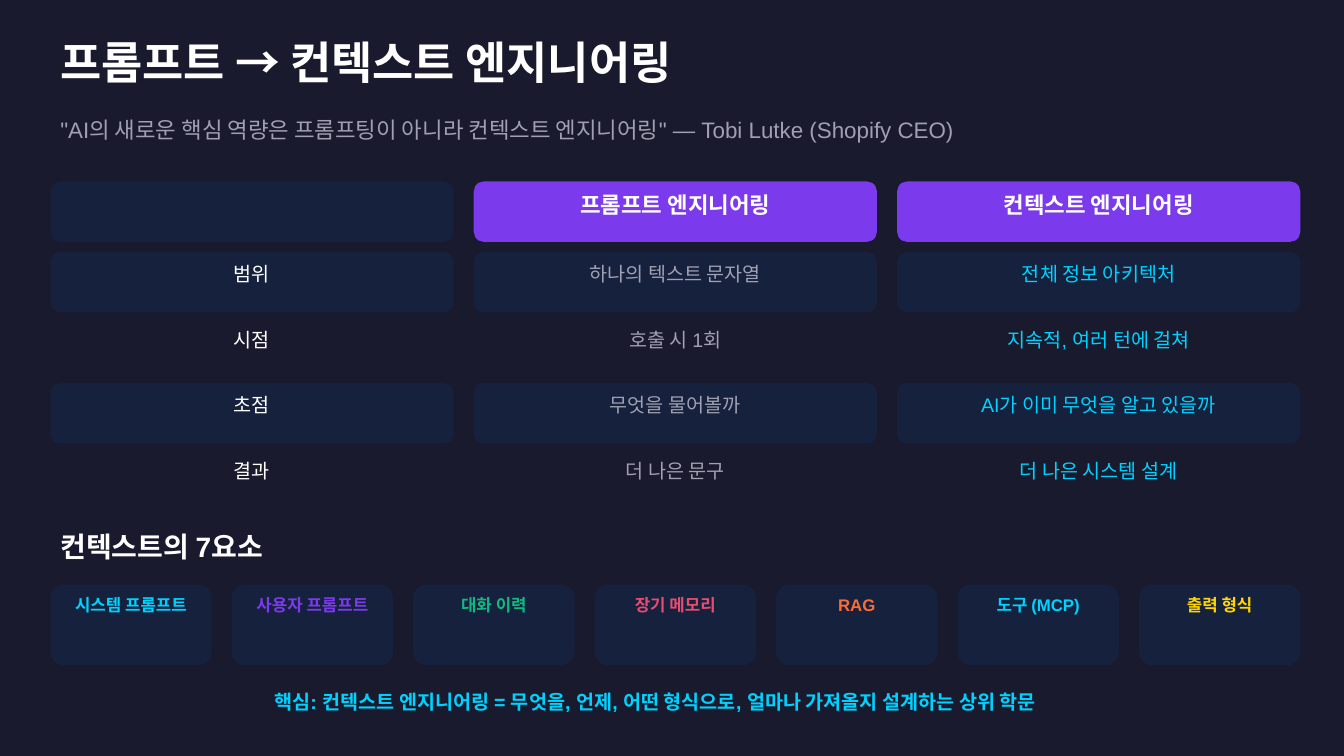
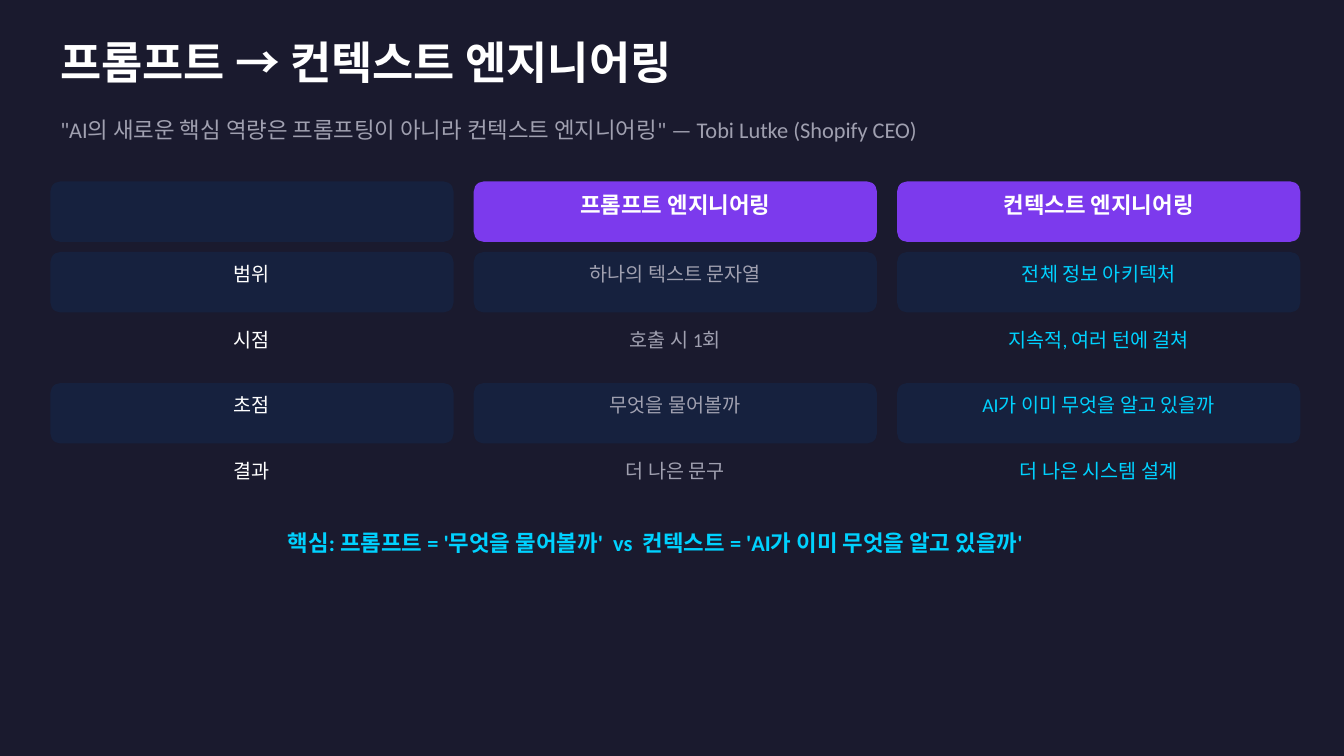
Before and after one commit to givethedog/ppt-maker, a slide deck: slide 11 of AI_트렌드_2025-2026.pptx (slide 9 before the commit). Drawn at 1344x756 pixels with LibreOffice and Linux fonts; fonts in the diff are those of the drawing. Boxes give left, top, right and bottom in pixels: in the first picture for what was removed or moved away, otherwise in the second. Text is boxed around its words. In the diff, an @@ line names an element or a change of style, - is before the commit and + after.

```diff
--- a/AI_트렌드_2025-2026.pptx
+++ b/AI_트렌드_2025-2026.pptx
@@ font Arial to Calibri in 3 elements at (60, 119, 917, 142), (630, 331, 721, 349), (982, 395, 1215, 414) @@
@@ text at (288, 532, 1023, 553): text changed; size 20 to 16 pt; font Arial to Calibri; text colour #FFFFFF to #00D2FF @@
-컨텍스트의 7요소
+핵심: 프롬프트 = '무엇을 물어볼까' vs 컨텍스트 = 'AI가 이미 무엇을 알고 있을까'
@@ rounded rectangle removed at (50, 585, 212, 665) @@
@@ text removed at (75, 597, 187, 613) @@
-시스템 프롬프트
@@ rounded rectangle removed at (232, 585, 393, 665) @@
@@ text removed at (256, 597, 369, 613) @@
-사용자 프롬프트
@@ rounded rectangle removed at (413, 585, 575, 665) @@
@@ text removed at (461, 597, 527, 613) @@
-대화 이력
@@ rounded rectangle removed at (595, 585, 756, 665) @@
@@ text removed at (635, 597, 715, 613) @@
-장기 메모리
@@ rounded rectangle removed at (776, 585, 938, 665) @@
@@ text removed at (838, 599, 875, 611) @@
-RAG
@@ rounded rectangle removed at (958, 585, 1119, 665) @@
@@ text removed at (997, 598, 1079, 615) @@
-도구 (MCP)
@@ rounded rectangle removed at (1139, 585, 1301, 665) @@
@@ text removed at (1187, 596, 1253, 613) @@
-출력 형식
@@ text removed at (274, 692, 1036, 712) @@
-핵심: 컨텍스트 엔지니어링 = 무엇을, 언제, 어떤 형식으로, 얼마나 가져올지 설계하는 상위 학문
```
Also in this commit, not shown: 24 other slides changed, 4 slides added, 2 other files.
